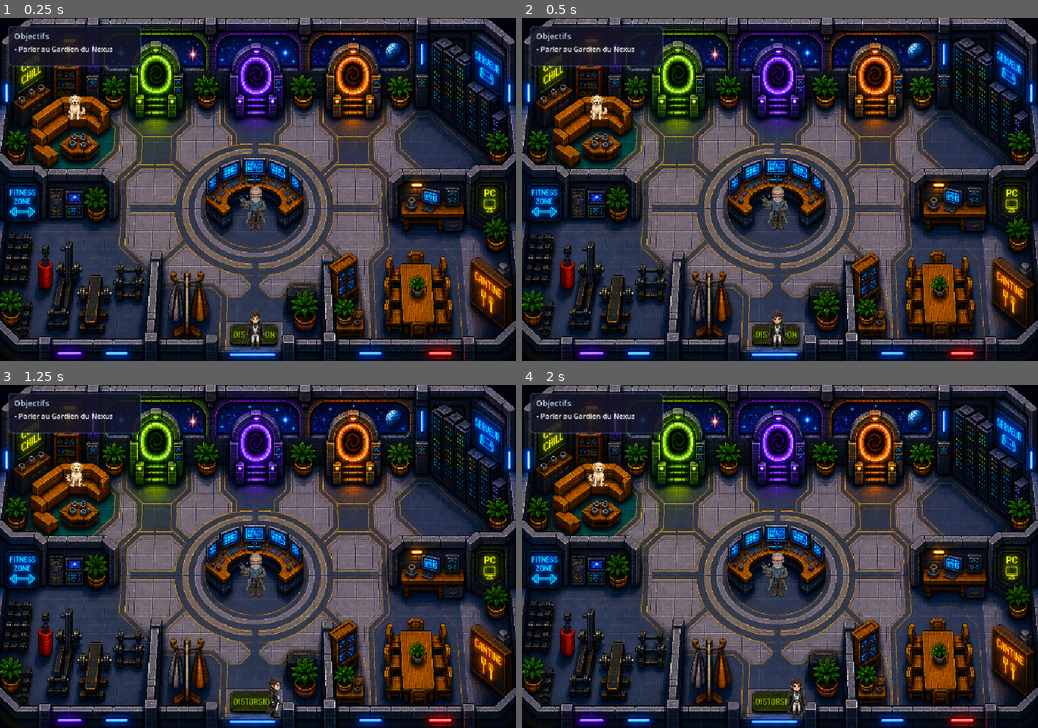
Above: before the commit, frames 1-4 (two rows, left to right).
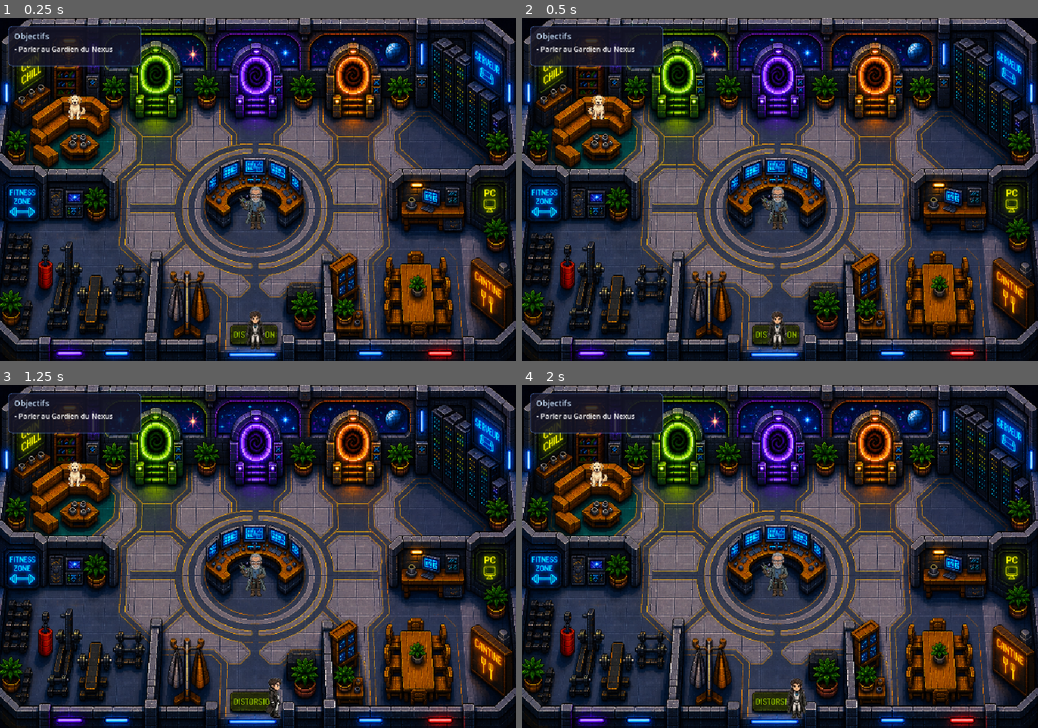
Above: after the commit, the same moments.

Repository: mbennab/Distortion
Game: Godot game, scene res://Main.tscn
The game is run twice, just before and just after one commit, with the same random seed, the same clock (stepped at 60 frames per second) and the same inputs.
Inputs:
- Up to frame 1 (0.25 s): no input
- Up to frame 2 (0.5 s): no input
- Up to frame 3 (1.25 s): hold D (marche_droite) from 0.53 s (still down); hold E (interagir) from 0.53 s (still down)
- Up to frame 4 (2 s): release D (marche_droite) at 1.28 s; release E (interagir) at 1.28 s; hold Down (marche_bas) from 1.28 s (still down); tap E (interagir) at 1.35 s

Frame 1 is identical in both runs. In frame 2, 0.2% of the frame differs, in the area x 12-17%, y 22-30%; in frame 3, 0.2%; in frame 4, 0.2%.

Commit message:
feat(chien): interaction E + aboiements, queue rapide, sons auto - fix crochetage persistant hors prison

Diff:
--- a/HUB Central/TimeAunoteDansHubCentral.gd
+++ b/HUB Central/TimeAunoteDansHubCentral.gd
@@ -135,6 +135,7 @@
 	zonePorteBleue.monitoring = enable
 	zonePorteRouge.monitoring = enable
 	pnjHub.get_node("ZoneDialogue").monitoring = enable
+	chienHub.get_node("Area2D").monitoring = enable
 	timeAunote.get_node("collision").disabled = not enable
 
 func _on_timer_sortie_timeout():
--- a/HUB Central/TimeAunoteDansHubCentral.tscn
+++ b/HUB Central/TimeAunoteDansHubCentral.tscn
@@ -31,6 +31,8 @@
 }]
 
 [sub_resource type="CapsuleShape2D" id="CapsuleShape2D_pfj0h"]
+radius = 700.0
+height = 900.0
 
 [sub_resource type="StyleBoxFlat" id="StyleBoxFlat_hub"]
 bg_color = Color(0.08, 0.08, 0.15, 0.85)
--- a/HUB Central/chien_hub.gd
+++ b/HUB Central/chien_hub.gd
@@ -1,17 +1,155 @@
 extends Node2D
 
+var _player_nearby: bool = false
 
-var chienHubAnimation
+var _bark_texts: Array[String] = [
+	"Wouf !",
+	"Wouf wouf !",
+	"Waff !",
+	"Waf !",
+	"Ouaf ouaf !",
+	"Wouuuf !",
+	"Grrr... wouf !",
+	"Waf waf waf !",
+]
 
-func _ready():
+@onready var _animation: AnimatedSprite2D = $animation_chien_hub
+@onready var _area: Area2D = $Area2D
+@onready var _rng: RandomNumberGenerator = RandomNumberGenerator.new()
+
+var _bubble: Label
+var _bubble_timer: Timer
+var _prompt_label: Label
+var _bark_sounds: Array[AudioStream] = []
+var _bark_player: AudioStreamPlayer
+
+
+func _ready() -> void:
 	hide()
-	chienHubAnimation = $animation_chien_hub
-	chienHubAnimation.play()
+	_rng.randomize()
 
-func _process(delta):
-	pass
+	_animation.speed_scale = 2.0
+	_animation.play()
 
-func apparition(position):
-	chienHubAnimation.animation = "idle-dog"
-	self.position = position
+	_area.body_entered.connect(_on_body_entered)
+	_area.body_exited.connect(_on_body_exited)
+
+	_setup_bubble()
+	_setup_prompt()
+	_setup_bark_audio()
+
+
+func _setup_bubble() -> void:
+	_bubble = Label.new()
+	_bubble.horizontal_alignment = HORIZONTAL_ALIGNMENT_CENTER
+	_bubble.vertical_alignment = VERTICAL_ALIGNMENT_CENTER
+	_bubble.add_theme_font_size_override("font_size", 28)
+	_bubble.add_theme_color_override("font_color", Color(0.15, 0.1, 0.05))
+
+	var style := StyleBoxFlat.new()
+	style.bg_color = Color(1, 1, 1, 0.88)
+	style.corner_radius_top_left = 12
+	style.corner_radius_top_right = 12
+	style.corner_radius_bottom_left = 4
+	style.corner_radius_bottom_right = 12
+	style.set_content_margin_all(12)
+	_bubble.add_theme_stylebox_override("normal", style)
+
+	_bubble.visible = false
+	_bubble.z_index = 100
+	add_child(_bubble)
+
+	_bubble_timer = Timer.new()
+	_bubble_timer.one_shot = true
+	_bubble_timer.timeout.connect(_hide_bubble)
+	add_child(_bubble_timer)
+
+
+func _setup_prompt() -> void:
+	_prompt_label = Label.new()
+	_prompt_label.text = "Appuyez sur E pour dire bonjour au chien"
+	_prompt_label.horizontal_alignment = HORIZONTAL_ALIGNMENT_CENTER
+	_prompt_label.add_theme_font_size_override("font_size", 26)
+	_prompt_label.add_theme_color_override("font_color", Color(1, 1, 1, 0.8))
+	_prompt_label.visible = false
+	_prompt_label.z_index = 100
+	add_child(_prompt_label)
+
+
+func _setup_bark_audio() -> void:
+	_bark_player = AudioStreamPlayer.new()
+	_bark_player.bus = "Master"
+	add_child(_bark_player)
+
+	var dir := DirAccess.open("res://audio/chien/")
+	if dir:
+		dir.list_dir_begin()
+		var file_name := dir.get_next()
+		while file_name != "":
+			if not dir.current_is_dir() and file_name.get_extension() in ["mp3", "ogg", "wav"]:
+				var stream := load("res://audio/chien/" + file_name) as AudioStream
+				if stream:
+					_bark_sounds.append(stream)
+			file_name = dir.get_next()
+		dir.list_dir_end()
+
+
+func _update_prompt_position() -> void:
+	_prompt_label.position = Vector2(-_prompt_label.size.x / 2.0, -95)
+
+
+func _update_bubble_position() -> void:
+	_bubble.position = Vector2(58, -50)
+
+
+func show_bubble(text: String) -> void:
+	_bubble.text = text
+	_bubble.visible = true
+	_bubble_timer.start(2.0)
+	await get_tree().process_frame
+	_update_bubble_position()
+
+
+func _hide_bubble() -> void:
+	_bubble.visible = false
+	_bubble_timer.stop()
+	_animation.speed_scale = 2.0
+
+
+func _on_body_entered(body: Node2D) -> void:
+	if is_instance_valid(body) and body.name == "TimeAunote":
+		_player_nearby = true
+		_prompt_label.visible = true
+		await get_tree().process_frame
+		_update_prompt_position()
+
+
+func _on_body_exited(body: Node2D) -> void:
+	if is_instance_valid(body) and body.name == "TimeAunote":
+		_player_nearby = false
+		_prompt_label.visible = false
+
+
+func _input(event: InputEvent) -> void:
+	if event.is_echo() or not _player_nearby:
+		return
+	if event.is_action_pressed("interagir"):
+		_bark()
+		get_viewport().set_input_as_handled()
+
+
+func _bark() -> void:
+	var idx := _rng.randi_range(0, _bark_texts.size() - 1)
+	show_bubble(_bark_texts[idx])
+	_animation.speed_scale = 7.0
+
+	if not _bark_sounds.is_empty():
+		_bark_player.stream = _bark_sounds[_rng.randi_range(0, _bark_sounds.size() - 1)]
+		_bark_player.play()
+
+
+func apparition(pos: Vector2) -> void:
+	_animation.animation = "idle-dog"
+	_animation.speed_scale = 2.0
+	self.position = pos
 	show()
--- a/MoyenAge/MoyenAge.gd
+++ b/MoyenAge/MoyenAge.gd
@@ -31,6 +31,9 @@
 	var limites_prison = prison.get_node_or_null("limiteDeplacement")
 	if limites_prison:
 		limites_prison.collision_layer = 0
+	var zone_porte = prison.get_node_or_null("ZonePorte")
+	if zone_porte:
+		zone_porte.monitoring = false
 	var zone_sortie = prison.get_node_or_null("ZoneSortie")
 	if zone_sortie:
 		zone_sortie.monitoring = false
@@ -183,6 +186,8 @@
 		var zone_sortie = prison.get_node_or_null("ZoneSortie")
 		if zone_sortie:
 			zone_sortie.monitoring = false
+		if prison.has_method("stop_minigame"):
+			prison.stop_minigame()
 	if magasin:
 		magasin.stop()
 	_cleanup_knights()
--- a/MoyenAge/prison_moyen_age.gd
+++ b/MoyenAge/prison_moyen_age.gd
@@ -3,6 +3,7 @@
 var player_near_door := false
 var player_near_sortie := false
 var minigame_running := false
+var _minigame: CanvasLayer = null
 var prompt_label: Label
 var sortie_label: Label
 
@@ -78,6 +79,8 @@
 
 
 func _input(event: InputEvent) -> void:
+	if not is_visible_in_tree():
+		return
 	if event.is_action_pressed("interagir") and player_near_door and not minigame_running:
 		get_viewport().set_input_as_handled()
 		_start_minigame()
@@ -92,13 +95,21 @@
 		parent._on_minigame_started()
 
 	var mg_scene = preload("res://Scripts/MiniJeuCrochetage.tscn")
-	var mg = mg_scene.instantiate()
-	mg.done.connect(_on_minigame_done)
-	get_tree().root.add_child(mg)
+	_minigame = mg_scene.instantiate()
+	_minigame.done.connect(_on_minigame_done)
+	get_tree().root.add_child(_minigame)
+
+
+func stop_minigame() -> void:
+	if _minigame and is_instance_valid(_minigame):
+		_minigame.queue_free()
+		_minigame = null
+	minigame_running = false
 
 
 func _on_minigame_done(success: bool) -> void:
 	minigame_running = false
+	_minigame = null
 	if success:
 		prompt_label.visible = false
 		var parent = get_parent()
--- a/Scripts/MiniJeuCrochetage.gd
+++ b/Scripts/MiniJeuCrochetage.gd
@@ -67,7 +67,9 @@
 
 
 func _input(event: InputEvent) -> void:
-	if event.is_action_pressed("interagir") and running:
+	if not is_inside_tree() or not running:
+		return
+	if event.is_action_pressed("interagir"):
 		get_viewport().set_input_as_handled()
 		_check_hit()
 
Not shown, added: audio/chien/bark1.mp3
Not shown, added: audio/chien/bark2.mp3
Not shown, added: audio/chien/bark4.mp3
Not shown, added: audio/chien/barl3.mp3
